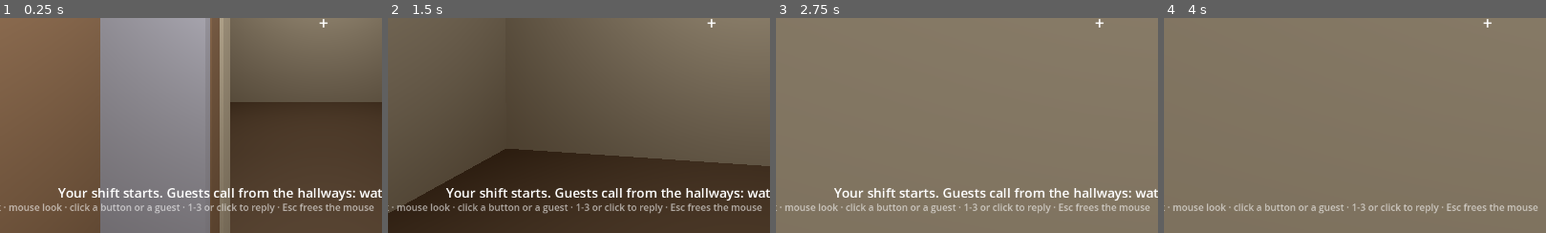
Above: before the commit, frames 1-4 (left to right).
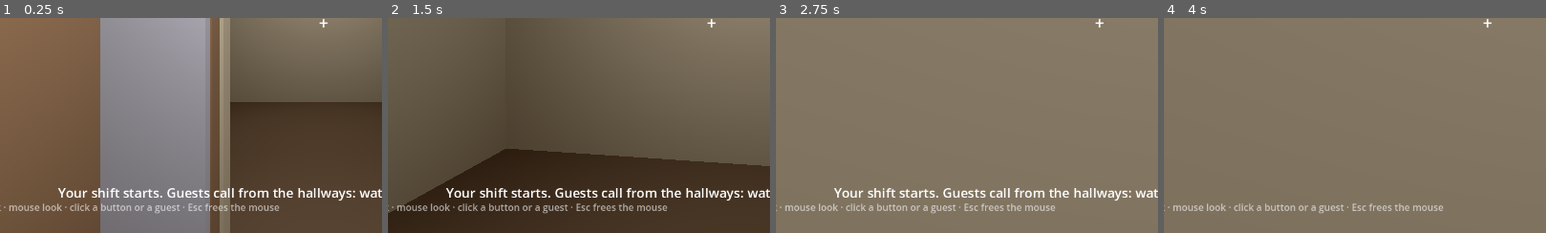
Above: after the commit, the same moments.

Repository: D-Klaassen/elevator-piccolo
Game: Godot game, scene res://scenes/cabin_greybox.tscn
Two runs of this game, one before a commit and one after it. Both use one fixed random seed, a clock stepped at 60 frames per second and the inputs below.
Inputs (mouse positions are % of the whole screen's width and height, from its top left):
- Up to frame 1 (0.25 s): no input
- Up to frame 2 (1.5 s): tap A (move_left) at 0.5, 1.25 s; move the mouse to (55, 50) at 0.52 s; hold W (move_forward) from 0.53 s (still down); tap 1 at 0.6, 1.35 s; click (55, 50) at 0.67 s; move the mouse to (45, 50) at 1.27 s; click (45, 50) at 1.42 s
- Up to frame 3 (2.75 s): keep holding W (move_forward); tap A (move_left) at 2 s; move the mouse to (52, 48) at 2.02 s; tap 1 at 2.1 s; click (52, 48) at 2.17 s
- Up to frame 4 (4 s): keep holding W (move_forward); tap A (move_left) at 2.75, 3.5 s; move the mouse to (49, 52) at 2.77 s; tap 1 at 2.85, 3.6 s; click (49, 52) at 2.92 s; move the mouse to (57, 51) at 3.52 s; click (57, 51) at 3.67 s
The pictures show only the part of the screen within x 8-58%, y 50-100%; the shares and areas given below are measured in that part.

The runs differ from the first frame. In frame 1, 0.9% of the frame differs, in the area x 49-98%, y 86-92%; in frame 2, 0.9%; in frame 3, 0.8%; in frame 4, 0.8%.

Commit message:
Switch off guest chats for now: answering felt clunky

Diff:
--- a/scripts/cabin_greybox.gd
+++ b/scripts/cabin_greybox.gd
@@ -152,7 +152,7 @@
 	hud.add_child(_hint_label)
 
 	var help := Label.new()
-	help.text = "WASD walk · mouse look · click a button or a guest · 1-3 or click to reply · Esc frees the mouse"
+	help.text = "WASD walk · mouse look · click a button or a guest · Esc frees the mouse"
 	help.set_anchors_and_offsets_preset(Control.PRESET_BOTTOM_LEFT)
 	help.position += Vector2(16, -32)
 	help.modulate = Color(1, 1, 1, 0.6)
--- a/scripts/guest_manager.gd
+++ b/scripts/guest_manager.gd
@@ -26,8 +26,8 @@
 
 ## Multiplies every guest's patience. Upgrades (music and the like) will raise it.
 @export var patience_scale := 1.0
-## Share of guests who strike up a chat during the ride.
-@export var chat_chance := 0.4
+## Share of guests who strike up a chat during the ride. Off for now: answering felt clunky.
+@export var chat_chance := 0.0
 
 var elevator: Elevator
 var rng := RandomNumberGenerator.new()
--- a/tests/shift_test.gd
+++ b/tests/shift_test.gd
@@ -8,7 +8,6 @@
 func _run() -> void:
 	_test_rules()
 	_shift.spawning = false
-	_guests.chat_chance = 0.0 # chats have their own test, until the full shift
 	await _test_clock()
 	await _test_patience()
 	await _test_pay()
@@ -130,8 +129,8 @@
 
 
 func _test_full_shift() -> void:
-	# The autopilot answers calls and delivers riders, nearest floor first, and gives
-	# the good reply to every chat.
+	# The autopilot answers calls and delivers riders, nearest floor first,. Chats are off by
+	# default, so nobody should chat.
 	_shift.spawning = true
 	var temperaments := {}
 	var first := {} # floor and clock time of the first guest
@@ -161,7 +160,7 @@
 	_check(_shift.spawned == Shift.GUESTS, "all %d guests turned up (%d)" % [Shift.GUESTS, _shift.spawned])
 	_check(_shift.served + _shift.lost == _shift.spawned, "every guest was served or gave up (%d + %d)" % [_shift.served, _shift.lost])
 	_check(_shift.served >= Shift.GUESTS / 2, "the autopilot serves most guests (%d)" % _shift.served)
-	_check(chats[0] > 0 and chats[0] < _shift.served, "some guests chat, not all (%d of %d)" % [chats[0], _shift.served])
+	_check(chats[0] == 0, "chats are off: nobody chats (%d)" % chats[0])
 	_check(temperaments.size() >= 2, "guests come with different temperaments (%s)" % [temperaments.keys()])
 	_check(is_equal_approx(_shift.money(), _shift.fares + _shift.tips + Shift.WAGE), "money adds up: €%.2f" % _shift.money())
 	_check(_shift.stars == Shift.START_STARS - Shift.COMPLAINT * _shift.lost, "stars: %.1f" % _shift.stars)
Not shown, changed: README.md
